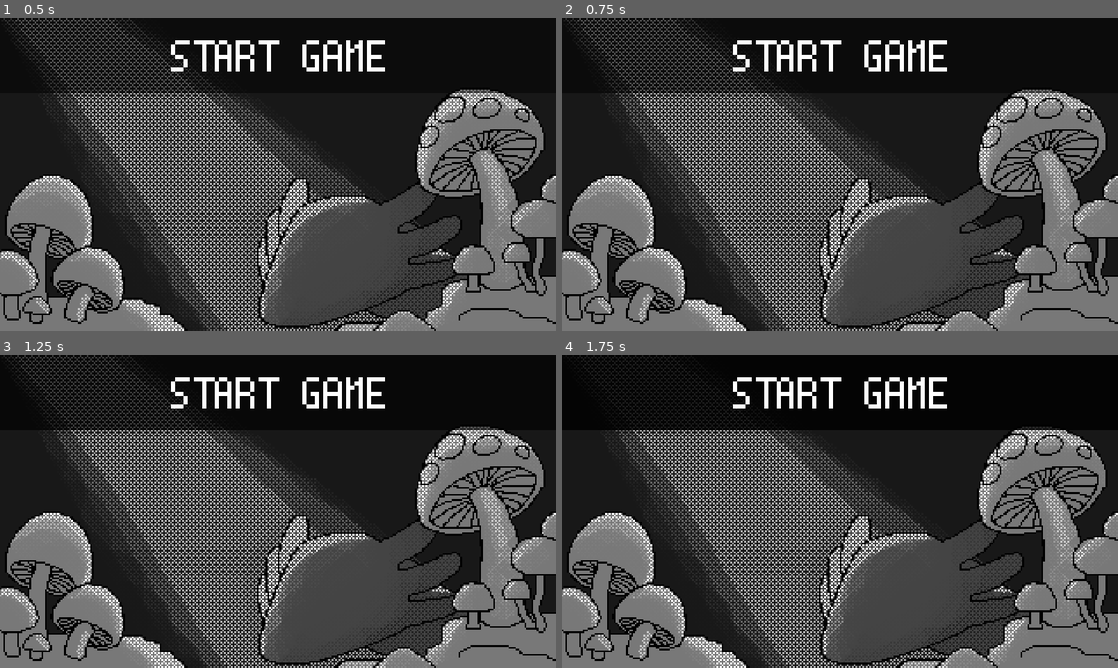
Above: before the commit, frames 1-4 (two rows, left to right).
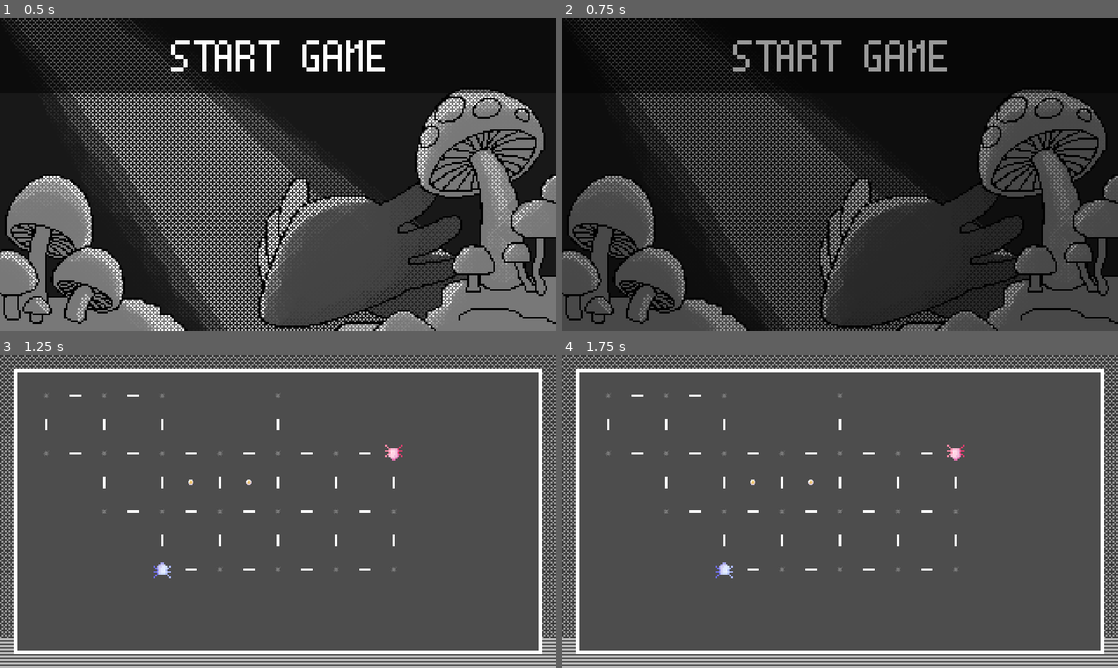
Above: after the commit, the same moments.

Repository: r8114wjbn9118/Hello-Godot-Game-Jam-1
Game: Godot game, scene res://scene/title.tscn
Two runs of this game, one before a commit and one after it. Both use one fixed random seed, a clock stepped at 60 frames per second and the inputs below. The engine's default icon, where the game draws it, is replaced by a stand-in: a white triangle on a blue panel in a dark square.
Inputs:
- Up to frame 1 (0.5 s): no input
- Up to frame 2 (0.75 s): tap Enter (ui_accept) at 0.5 s; hold Right (ui_right) from 0.53 s (still down); hold Z (z, bound only after the commit) from 0.53 s (still down)
- Up to frame 3 (1.25 s): keep holding Right (ui_right); keep holding Z (z, bound only after the commit); tap Enter (ui_accept) at 0.77 s
- Up to frame 4 (1.75 s): release Right (ui_right) at 1.28 s; release Z (z, bound only after the commit) at 1.28 s; hold Down (ui_down) from 1.28 s (still down); tap Z (z, bound only after the commit) at 1.35 s; tap Enter (ui_accept) at 1.52 s

Frame 1 is identical in both runs. In frame 2, 43% of the frame differs, in the area x 0-100%, y 0-100%; in frame 3, 86%; in frame 4, 88%.
Error before the commit: Parse Error: Preload file "res://Map/MapTest.tscn" does not exist. (res://script/title.gd:7)

Commit message:
split check & move, add undoredo

Diff:
--- a/Map/wormManager.gd
+++ b/Map/wormManager.gd
@@ -23,16 +23,7 @@
 
 var body = []
 
-var _undo_redo = UndoRedo.new() # 命令模式
 
-func Do( vec:Vector2i ):
-	pass
-func Reset():
-	pass
-func Undo():
-	pass
-func Redo():
-	pass
 
 func _ready() -> void:
 	main_worm.move_finish_signal.connect(_on_worm_move_finish)
@@ -58,47 +49,100 @@
 		and sub_worm.state == ACTION.WAIT:
 			state = ACTION.WAIT
 
+
+
+
+# NOTE 流程: _unhandled_input -> check -> Do -> move
+
 func _unhandled_input(event: InputEvent) -> void:
 	if state == ACTION.WAIT:
-		if Input.is_action_pressed("ui_up"):
-			check_move(Vector2i.UP)
-		elif Input.is_action_pressed("ui_left"):
-			check_move(Vector2i.LEFT)
-		elif Input.is_action_pressed("ui_right"):
-			check_move(Vector2i.RIGHT)
-		elif Input.is_action_pressed("ui_down"):
-			check_move(Vector2i.DOWN)
+		if Input.is_action_pressed("ui_up") and check(Vector2i.UP):
+			Do(Vector2i.UP)
+		elif Input.is_action_pressed("ui_left") and check(Vector2i.LEFT):
+			Do(Vector2i.LEFT)
+		elif Input.is_action_pressed("ui_right") and check(Vector2i.RIGHT):
+			Do(Vector2i.RIGHT)
+		elif Input.is_action_pressed("ui_down") and check(Vector2i.DOWN):
+			Do(Vector2i.DOWN)
+		elif Input.is_action_pressed("z"):
+			Undo()
 
-func check_move(direction):
-	var point_list = point_manager.get_used_cells()
+func check(direction):
+	var map_point_list = point_manager.get_used_cells()
 
-	var main_target_game_pos = main_worm.game_pos + direction
-	if not main_target_game_pos in point_list:
+	var target_map_pos = main_worm.game_pos + direction # 設定目標點
+	if not target_map_pos in map_point_list:
 		return false
 
-	var sub_target_game_pos = sub_worm.game_pos + direction * -1
-	if not sub_target_game_pos in point_list:
+	var sub_target_map_pos = sub_worm.game_pos + direction * -1
+	if not sub_target_map_pos in map_point_list:
 		return false
+	# NOTE 之後移動至Move
+	#if move_path.size() == max_move_distance:
+		#if target_map_pos == move_path[-1]: # NOTE 意義不明?
+			#move_path.pop_back()
+		#else:
+			#return false
+	#else:
+		#move_path.append(target_map_pos)
+	return true
 
-	if move_path.size() == max_move_distance:
-		if main_target_game_pos == move_path[-1]:
-			move_path.pop_back()
-		else:
-			return false
-	else:
-		move_path.append(main_target_game_pos)
 
+
+
+func move( target_map_pos, sub_target_map_pos ): # NOTE 包含path 及 worm操作 (不應該被直接調用)
+	move_path.append(target_map_pos) # NOTE 紀錄路徑
 	main_worm.start_move(
-		main_target_game_pos,
-		point_manager.get_point_position(main_target_game_pos)
+		target_map_pos,
+		point_manager.get_point_position(target_map_pos)
 	)
 	sub_worm.start_move(
-		sub_target_game_pos,
-		point_manager.get_point_position(sub_target_game_pos)
+		sub_target_map_pos,
+		point_manager.get_point_position(sub_target_map_pos)
 	)
 	state = ACTION.MOVE
 
-	return true
+func unmove(target_map_pos, sub_target_map_pos): # NOTE move 的反向操作 (不應該被直接調用)
+	move_path.pop_back() # NOTE 紀錄路徑
+	main_worm.start_move(
+		target_map_pos,
+		point_manager.get_point_position(target_map_pos)
+	)
+	sub_worm.start_move(
+		sub_target_map_pos,
+		point_manager.get_point_position(sub_target_map_pos)
+	)
+	state = ACTION.MOVE
+
+var _undo_redo = UndoRedo.new() # 命令模式
+
+func Do( direction:Vector2i ):
+	var target = main_worm.game_pos + direction # 設定目標點
+	var target_sub = sub_worm.game_pos + direction * -1
+	var unmove_target = main_worm.game_pos # 設定回復點
+	var unmove_target_sub = sub_worm.game_pos
+
+	_undo_redo.create_action("Move")
+	_undo_redo.add_do_method(move.bind(target, target_sub))
+	_undo_redo.add_undo_method(unmove.bind(unmove_target, unmove_target_sub))
+	_undo_redo.commit_action()
+
+func Reset(): # TODO
+	pass
+func Undo():
+	if _undo_redo.has_undo():
+		_undo_redo.undo()
+func Redo(): # TODO
+	if _undo_redo.has_redo():
+		_undo_redo.redo()
+
+
+
+
+
+
+
+
 
 
 
--- a/MapItems/TileMap.tscn
+++ b/MapItems/TileMap.tscn
@@ -1,7 +1,6 @@
 [gd_scene load_steps=4 format=3 uid="uid://b3ur5fbn18y5x"]
 
 [sub_resource type="CompressedTexture2D" id="CompressedTexture2D_xbtlj"]
-load_path = "res://.godot/imported/enableBlock.png-01ce811da983362f3894a5b05e336f86.ctex"
 
 [sub_resource type="TileSetAtlasSource" id="TileSetAtlasSource_mbrra"]
 resource_name = "enable"
--- a/project.godot
+++ b/project.godot
@@ -36,6 +36,14 @@
 Point=""
 Edge=""
 
+[input]
+
+z={
+"deadzone": 0.5,
+"events": [Object(InputEventKey,"resource_local_to_scene":false,"resource_name":"","device":-1,"window_id":0,"alt_pressed":false,"shift_pressed":false,"ctrl_pressed":false,"meta_pressed":false,"pressed":false,"keycode":0,"physical_keycode":90,"key_label":0,"unicode":122,"location":0,"echo":false,"script":null)
+]
+}
+
 [rendering]
 
 textures/canvas_textures/default_texture_filter=0
--- a/script/title.gd
+++ b/script/title.gd
@@ -4,7 +4,7 @@
 @onready var anim_tree = $AnimationTree
 
 #var select_level_scene = preload("res://scene/selectLevel.tscn")
-var select_level_scene = preload("res://Map/MapTest.tscn")
+var select_level_scene = preload("res://Map/Map.tscn")
 
 func _ready() -> void:
 	anim_tree["parameters/conditions/start"] = false
